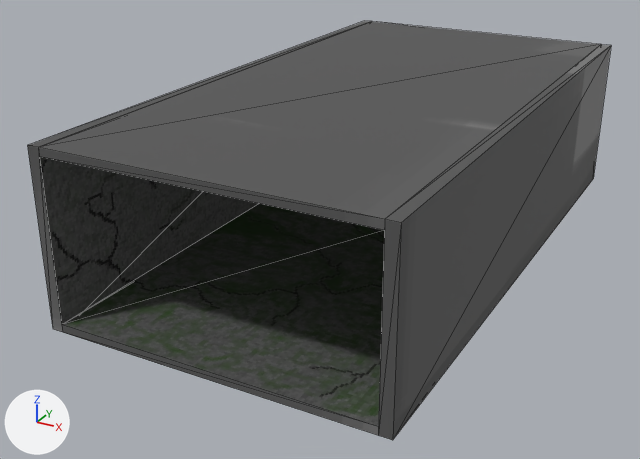
An edit to the glTF model assets/Building/longAlley/Alley.gltf, drawn before and after from the same camera.
The view is the same before and after, from a 50 mm camera at (0.597, -1.284, 0.639) aimed at (-0.062, -0.085, 0.039). The lights are fixed; the arrows at lower left show +X, +Y and +Z. Mesh edges are drawn as thin lines. Where no turn or scale is listed for an object, it has been applied to the vertices.

The first picture shows 'Ground', 'Kisame', 'Wa ll', 'Wa ll.001'.
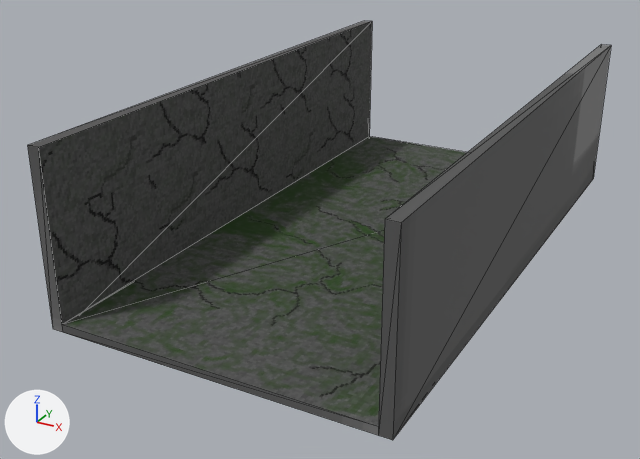
Edits to the bpy script that builds the scene:
```text
Remove ob_kisame:
    ob_kisame = bpy.data.objects.new('Kisame', me_mesh_1)
    ob_kisame.location = (0.0, 0.0, 0.262)
```

Boxes [x1, y1, x2, y2] around the edits, measured in the pictures (640 x 459 px):
'Kisame', deleted: before [38, 22, 601, 230]
